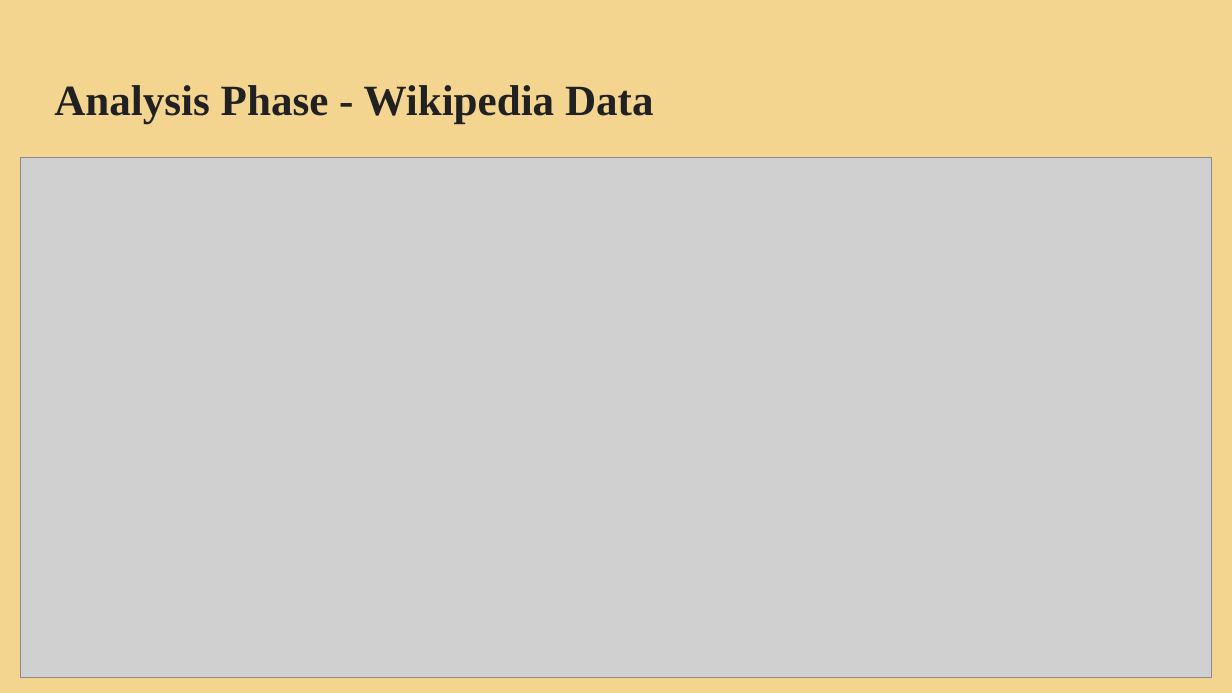
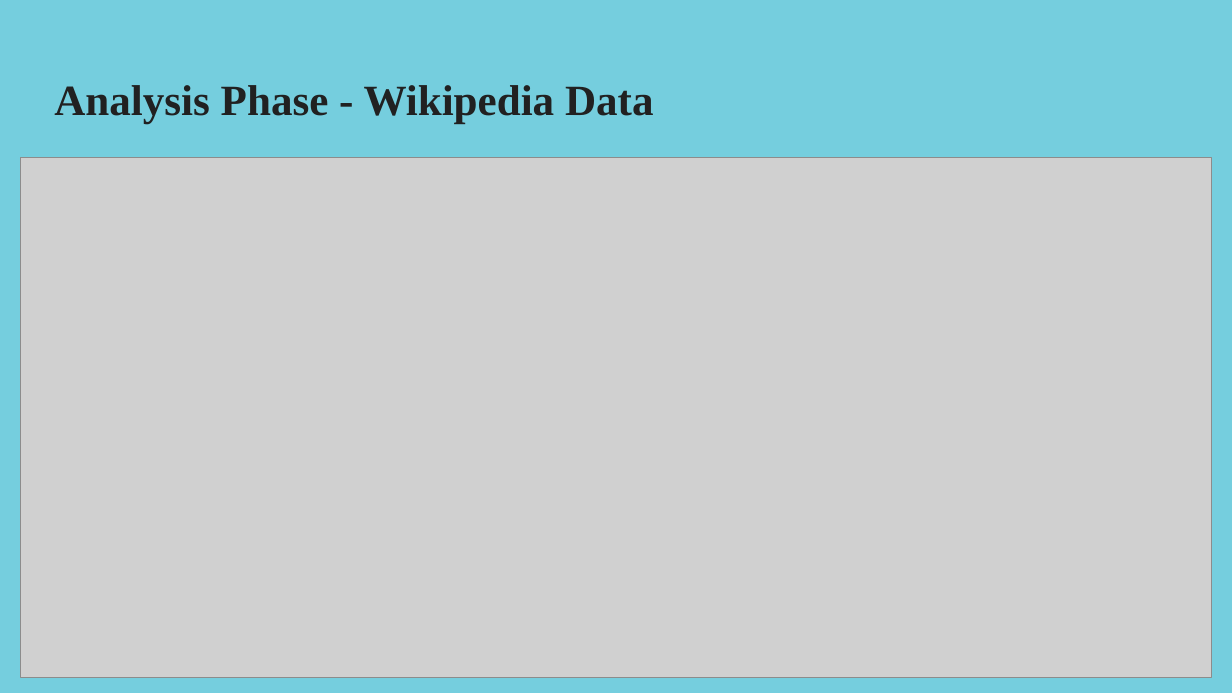
Before and after one commit to rulamia/Horrorscopes, a slide deck: slide 13 of HorrorscopesFinal.pptx (slide 12 before the commit). Drawn at 1232x693 pixels with LibreOffice and Linux fonts; fonts in the diff are those of the drawing; grey boxes stand for pictures. Boxes give left, top, right and bottom in pixels: in the first picture for what was removed or moved away, otherwise in the second. Text is boxed around its words. In the diff, an @@ line names an element or a change of style, - is before the commit and + after.

```diff
--- a/HorrorscopesFinal.pptx
+++ b/HorrorscopesFinal.pptx
@@ background #F4D58F to #75CEDE @@
```
Also in this commit, not shown: 17 other slides changed, 1 slide added.
